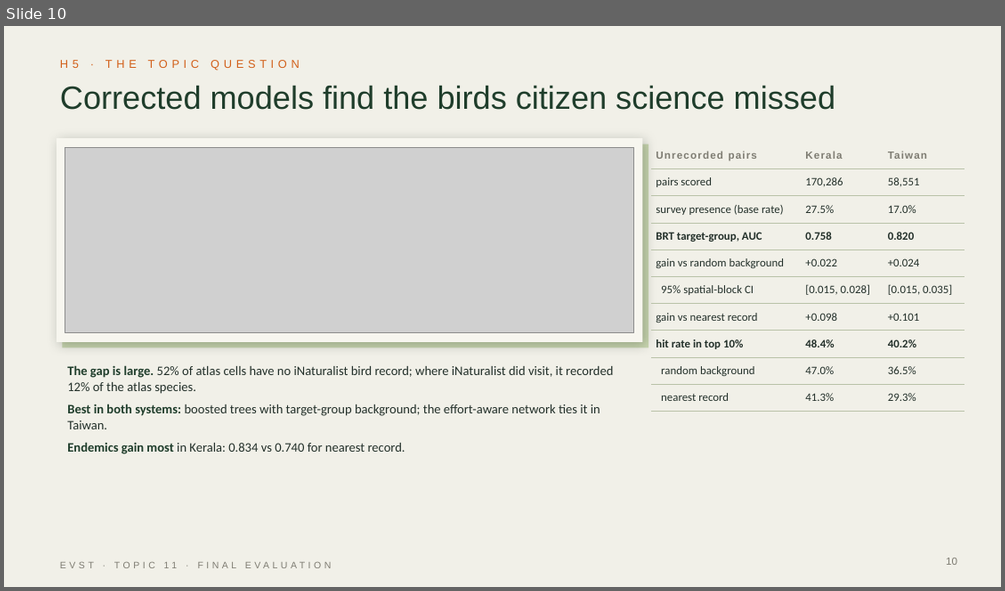
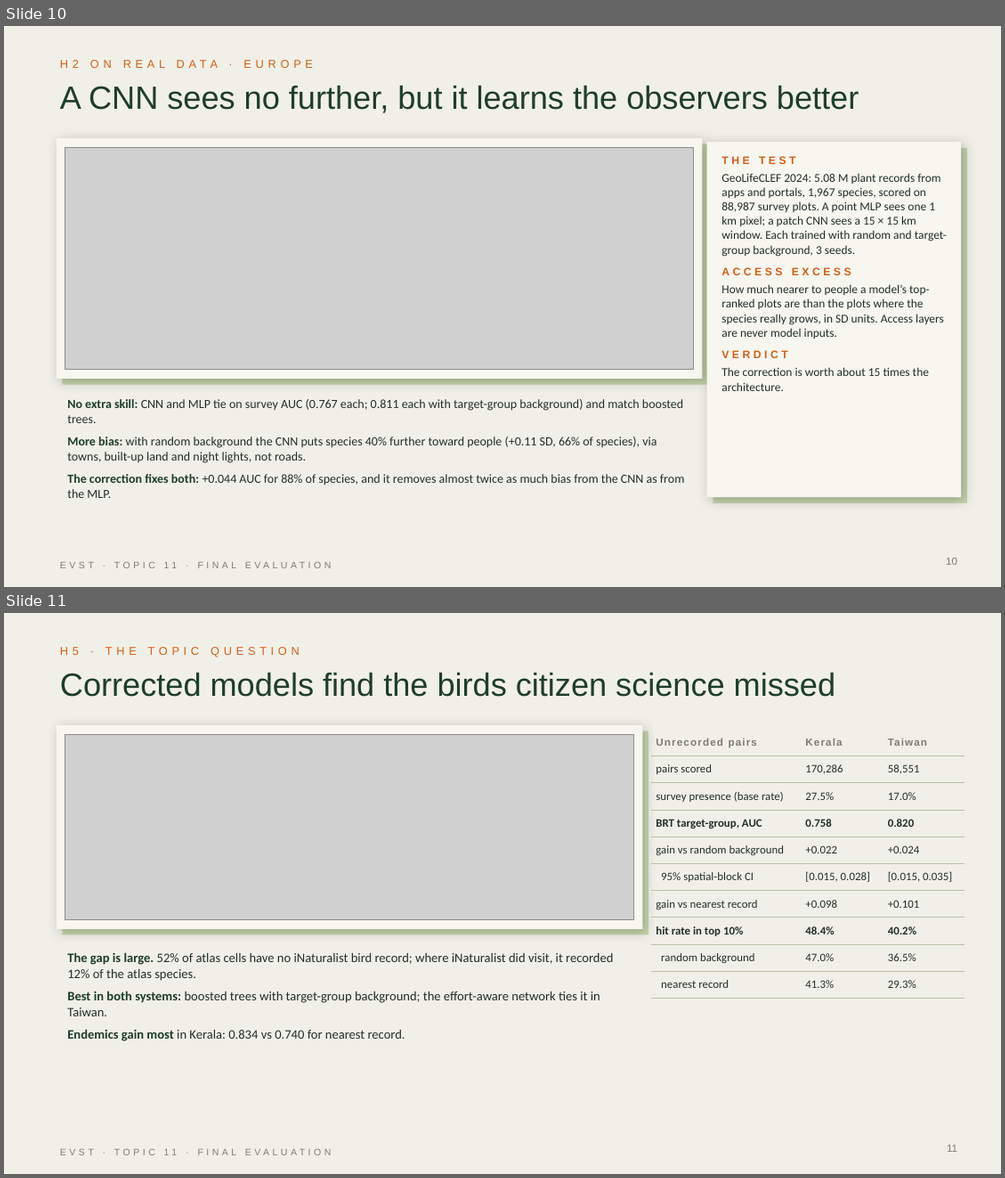
Before and after one commit to Incognius/EVST-Project-Nallagatla-Kingdom, a slide deck: final/EVST_Topic11_Final.pptx. Shown one above the other, each under a label of ours: slide 10 before the commit, slides 10 and 11 after it. The pictures are 1005x591 and 1005x1178 pixels, drawn with LibreOffice and Linux fonts; fonts in the diff are those of the drawing; grey boxes stand for pictures; background and template pictures are left out. Boxes give left, top, right and bottom in pixels: in the first picture for what was removed or moved away, otherwise in the second. Text is boxed around its words. In the diff, an @@ line names an element or a change of style, - is before the commit and + after.

```diff
--- a/final/EVST_Topic11_Final.pptx
+++ b/final/EVST_Topic11_Final.pptx
@@ slide 10 added at box(4, 26, 1001, 587), background picture (left out); not listed: 1 template element that a slide beside it also shows @@
@@ text added at box(60, 60, 313, 68), 11 pt, text #D2601A @@
+H2 ON REAL DATA · EUROPE
@@ text added at box(60, 85, 858, 113), 31 pt, text #1F3D2B @@
+A CNN sees no further, but it learns the observers better
@@ rectangle added at box(57, 138, 703, 378), fill #F7F6EF @@
@@ rectangle added at box(63, 144, 708, 384), fill #C9D6B0 @@
@@ picture added at box(65, 147, 694, 370) @@
@@ rectangle added at box(707, 142, 961, 497), fill #F7F6EF @@
@@ rectangle added at box(713, 148, 967, 503), fill #C9D6B0 @@
@@ text added at box(721, 156, 947, 391), 11.5 pt, text #23302A @@
+THE TEST
+GeoLifeCLEF 2024: 5.08 M plant records from apps and portals, 1,967 species, scored on 88,987 survey plots. A point MLP sees one 1 km pixel; a patch CNN sees a 15 × 15 km window. Each trained with random and target-group background, 3 seeds.
+ACCESS EXCESS
+How much nearer to people a model’s top-ranked plots are than the plots where the species really grows, in SD units. Access layers are never model inputs.
+VERDICT
+The correction is worth about 15 times the architecture.
@@ text added at box(67, 399, 684, 498), 12 pt, text #23302A @@
+▪ No extra skill: CNN and MLP tie on survey AUC (0.767 each; 0.811 each with target-group background) and match boosted trees.
+▪ More bias: with random background the CNN puts species 40% further toward people (+0.11 SD, 66% of species), via towns, built-up land and night lights, not roads.
+▪ The correction fixes both: +0.044 AUC for 88% of species, and it removes almost twice as much bias from the CNN as from the MLP.
@@ page number added at box(946, 557, 957, 564), 10 pt, text #7E7C72 @@
+10
@@ what was slide 10 is now slide 11 @@
@@ page number at box(947, 1144, 957, 1151): text changed @@
-10
+11
```
Also in this commit, not shown: 10 slides changed, 1 other slide added, 1 slide removed, 18 other files.
